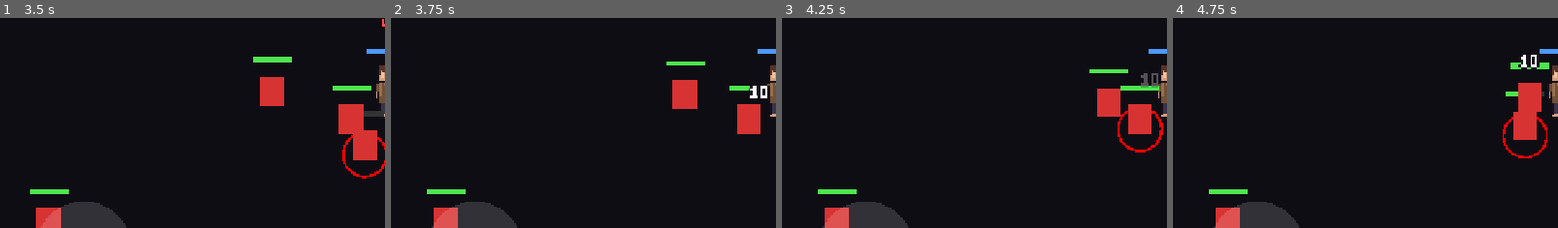
Above: before the commit, frames 1-4 (left to right).
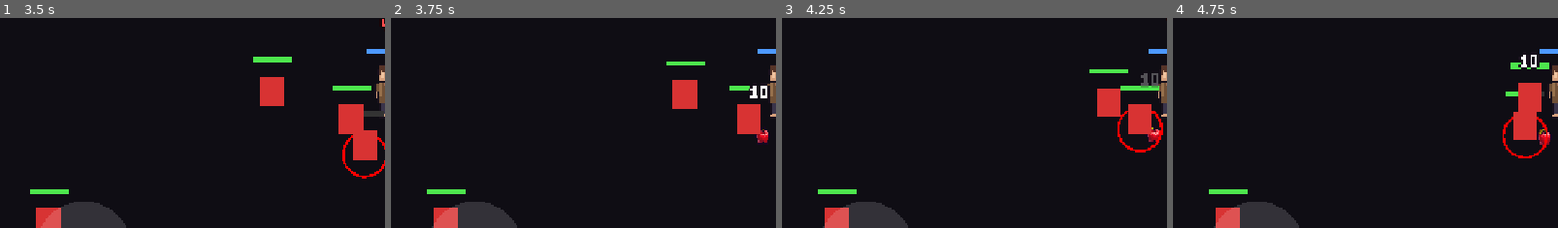
Above: after the commit, the same moments.

Repository: heytylo-png/star-patrol
Game: Godot game, scene res://scenes/main.tscn
The game is run twice, just before and just after one commit, with the same random seed, the same clock (stepped at 60 frames per second) and the same inputs. This scene is started directly instead of the project's main scene.
Inputs (mouse positions are % of the whole screen's width and height, from its top left):
- Up to frame 1 (3.5 s): move the mouse to (72, 45) at 0.52 s; hold D (move_right) 0.53-1.25 s; hold Space (attack) 0.53-1.25 s; click (72, 45) at 0.67 s; drag from (30, 55) to (45, 71) at 1.27 s; move the mouse to (60, 27) at 2.02 s; hold D (move_right) 2.03-2.75 s; hold E (spawn_enemy) 2.03-2.75 s; tap Space (attack) at 2.3 s; drag from (45, 71) to (20, 35) at 2.77 s
- Up to frame 2 (3.75 s): move the mouse to (81, 66) at 3.52 s; hold A (move_left) from 3.53 s (still down); hold V (vent) from 3.53 s (still down)
- Up to frame 3 (4.25 s): keep holding A (move_left); keep holding V (vent); tap Space (attack) at 3.8 s
- Up to frame 4 (4.75 s): release A (move_left) at 4.25 s; release V (vent) at 4.25 s; drag from (20, 35) to (35, 24) at 4.27 s
The pictures show only the part of the screen within x 0-50%, y 27-77%; the shares and areas given below are measured in that part.

Frame 1 is identical in both runs. In frame 2, 0.1% of the frame differs, in the area x 94-98%, y 52-60%; in frame 3, 0.1%; in frame 4, 0.2%, in the area x 94-98%, y 52-61%.

Commit message:
Food drops from the food sheet heal the player
- FoodPickup: a random 16x16 icon from art/items/food.png; walk over it to heal,
  stays put at full HP, bobs, blinks and expires after 20 s
- Enemies drop food on death (30%, heals 15); the boss always drops (heals 40)
- Player.heal() with a green number (new HEAL color on CombatFeel)
- Docs: tiles and food drops

Co-Authored-By: Claude Opus 5.5 <noreply@anthropic.com>
Claude-Session: https://claude.ai/code/session_019ZoxFiAo42TsUSjR1Jd1ko

Diff:
--- a/scenes/boss.tscn
+++ b/scenes/boss.tscn
@@ -17,6 +17,8 @@
 bar_width = 48.0
 bar_offset = 36.0
 ring_radius = 28.0
+drop_chance = 1.0
+drop_heal = 40
 
 [node name="Body" type="Polygon2D" parent="."]
 color = Color(0.55, 0.2, 0.75, 1)
--- a/scripts/combat_feel.gd
+++ b/scripts/combat_feel.gd
@@ -2,7 +2,7 @@
 ## Global combat polish, available everywhere as `CombatFeel` (an autoload).
 ## Open scenes/combat_feel.tscn to tune the numbers in the Inspector.
 
-enum NumberKind { NORMAL, CRIT, HURT, BURN }
+enum NumberKind { NORMAL, CRIT, HURT, BURN, HEAL }
 
 @export_group("Hit-stop")
 @export var hit_stop_duration: float = 0.05     ## Seconds the game freezes on each hit.
@@ -13,6 +13,7 @@
 @export var crit_color: Color = Color(1.0, 0.82, 0.25)     ## Critical hits.
 @export var hurt_color: Color = Color(1.0, 0.3, 0.3)       ## Damage the player takes.
 @export var burn_color: Color = Color(1.0, 0.55, 0.15)     ## Burning damage over time.
+@export var heal_color: Color = Color(0.4, 1.0, 0.45)      ## Healing.
 @export var number_scale: float = 2.0                      ## World pixels per digit pixel.
 @export var crit_number_scale: float = 3.0
 @export var crit_pop: float = 1.6                          ## Crits start this much bigger.
@@ -75,6 +76,9 @@
 		NumberKind.BURN:
 			number.color = burn_color
 			number.pixel_scale = number_scale
+		NumberKind.HEAL:
+			number.color = heal_color
+			number.pixel_scale = number_scale
 		_:
 			number.color = number_color
 			number.pixel_scale = number_scale
--- a/scripts/enemy.gd
+++ b/scripts/enemy.gd
@@ -16,6 +16,10 @@
 @export var flash_duration: float = 0.1        ## White flash when hit, in seconds.
 @export var knockback_strength: float = 140.0  ## Push speed when hit (pixels per second).
 @export var knockback_friction: float = 900.0  ## How fast the push slows down.
+
+@export_group("Drops")
+@export_range(0.0, 1.0) var drop_chance: float = 0.3   ## Chance to drop food when it dies.
+@export var drop_heal: int = 15                        ## HP the dropped food heals.
 
 @export_group("Look")
 @export var bar_width: float = 32.0           ## HP bar width (bigger for bosses).
@@ -101,8 +105,18 @@
 			_knockback = source.global_position.direction_to(global_position) * knockback_strength
 		CombatFeel.hit_stop()
 	if hp <= 0:
+		_drop_loot()
 		died.emit()
 		queue_free()
+
+
+func _drop_loot() -> void:
+	if randf() >= drop_chance or get_parent() == null:
+		return
+	var food := FoodPickup.new()
+	food.heal_amount = drop_heal
+	food.position = position
+	get_parent().add_child.call_deferred(food)   # Deferred: we may be mid-physics.
 
 
 ## Can't move or attack for `seconds`.
--- /dev/null
+++ b/scripts/food_pickup.gd
@@ -0,0 +1,48 @@
+class_name FoodPickup
+extends Node2D
+## A food item on the floor that heals the player when they walk over it.
+## Not picked up at full HP (it waits for you). Blinks, then disappears after `lifetime`.
+## Enemies drop these (see Enemy's "Drops" settings); you can also place one in a scene.
+
+const SHEET: Texture2D = preload("res://art/items/food.png")
+const ICON_SIZE := 16
+const ICON_COUNT := 64      # food.png is an 8 x 8 grid.
+
+@export var heal_amount: int = 15
+@export_range(-1, 63) var icon: int = -1        ## Which food (0-63); -1 picks one at random.
+@export var pickup_radius: float = 16.0          ## How close the player's feet must come.
+@export var lifetime: float = 20.0               ## Seconds before it disappears (0 = never).
+@export var blink_time: float = 3.0              ## Blinks during its last seconds.
+@export var bob_height: float = 2.0              ## Gentle up-and-down float, in pixels.
+
+var _age: float = 0.0
+var _sprite: Sprite2D
+
+
+func _ready() -> void:
+	z_index = -1   # Above the floor, under characters.
+	if icon < 0:
+		icon = randi() % ICON_COUNT
+	_sprite = Sprite2D.new()
+	_sprite.texture = SHEET
+	_sprite.region_enabled = true
+	_sprite.region_rect = Rect2((icon % 8) * ICON_SIZE, (icon / 8) * ICON_SIZE, ICON_SIZE, ICON_SIZE)
+	_sprite.offset = Vector2(0, -ICON_SIZE / 2.0)
+	add_child(_sprite)
+
+
+func _physics_process(delta: float) -> void:
+	_age += delta
+	_sprite.position.y = -absf(sin(_age * 3.0)) * bob_height
+	if lifetime > 0.0:
+		if _age >= lifetime:
+			queue_free()
+			return
+		if _age >= lifetime - blink_time:
+			_sprite.visible = fmod(_age, 0.25) < 0.15
+	var player := get_tree().get_first_node_in_group("player") as Player
+	if player == null or player.is_dead or player.hp >= player.max_hp:
+		return
+	if global_position.distance_to(player.global_position) <= pickup_radius:
+		player.heal(heal_amount)
+		queue_free()
--- a/scripts/player.gd
+++ b/scripts/player.gd
@@ -118,6 +118,19 @@
 		died.emit()
 
 
+## Heals `amount` HP (up to max) and shows a green number.
+func heal(amount: int) -> void:
+	if is_dead or amount <= 0:
+		return
+	var healed: int = mini(amount, max_hp - hp)
+	if healed <= 0:
+		return
+	hp += healed
+	queue_redraw()
+	CombatFeel.damage_number(global_position + Vector2(0, -hp_bar_offset - 2.0), healed,
+			CombatFeel.NumberKind.HEAL)
+
+
 func heal_full() -> void:
 	if is_dead:
 		return
Not shown, changed: docs/SETUP.md
